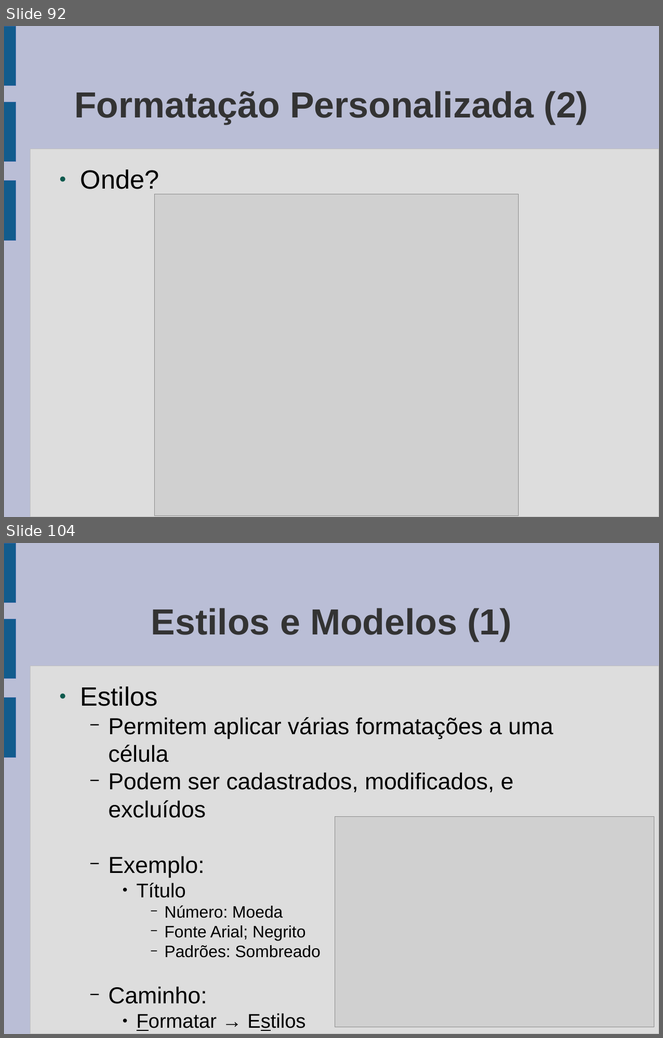
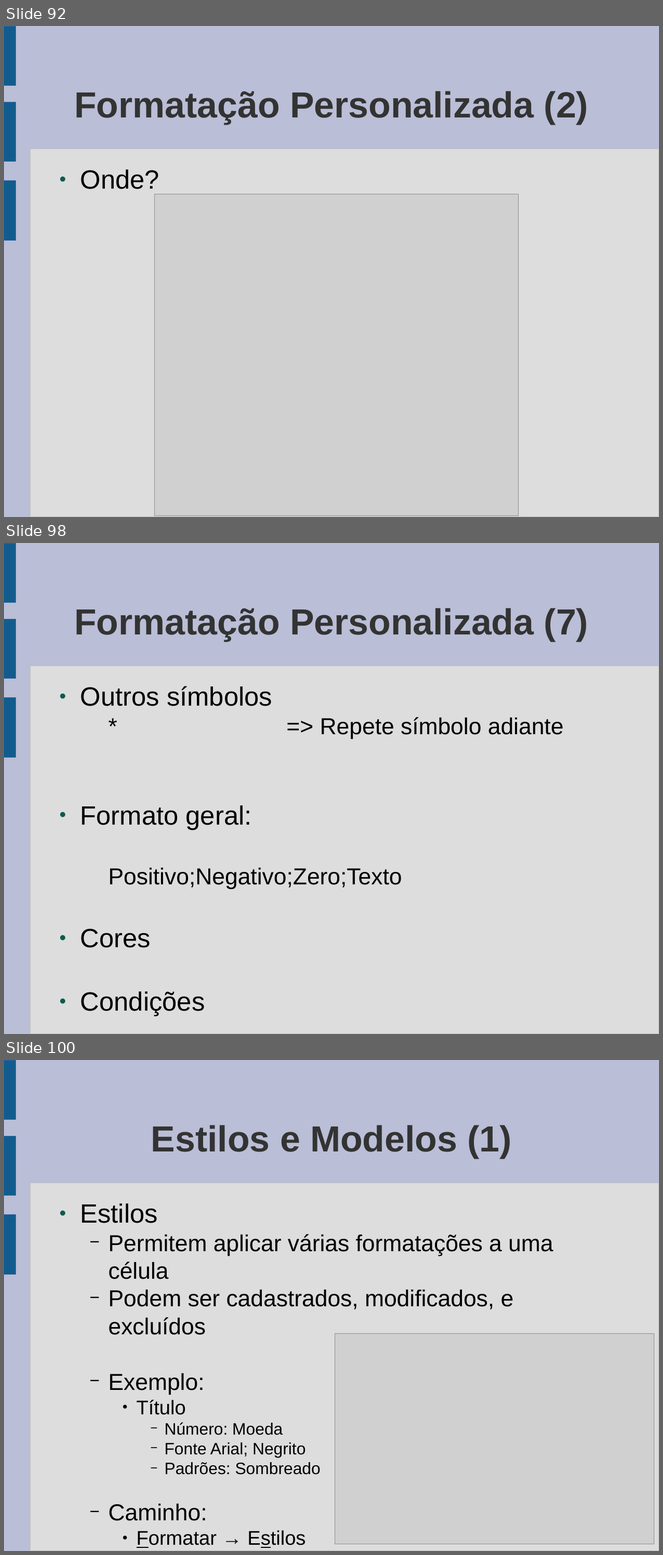
Before and after one commit to gcms/gustavo, a slide deck: cepss/aulas.odp. Shown one above the other, each under a label of ours: slides 92 and 104 before the commit, slides 92, 98 and 100 after it; the slides between them are not shown. The pictures are 663x1038 and 663x1555 pixels, drawn with LibreOffice and Linux fonts; fonts in the diff are those of the drawing; grey boxes stand for pictures. Boxes give left, top, right and bottom in pixels: in the first picture for what was removed or moved away, otherwise in the second. Text is boxed around its words. In the diff, an @@ line names an element or a change of style, - is before the commit and + after.

```diff
--- a/cepss/aulas.odp
+++ b/cepss/aulas.odp
@@ slide 98 added at [4, 543, 659, 1034], background #BABED6; not listed: 4 template elements that a slide beside it also shows @@
@@ title added at [74, 608, 588, 641], 44 pt, text #333333, bold @@
+Formatação Personalizada (7)
@@ text added at [80, 686, 564, 948], 28 pt, text #000000 @@
+● Outros símbolos
+  * => Repete símbolo adiante
+● Formato geral:
+  Positivo;Negativo;Zero;Texto
+● Cores
+● Condições
@@ what was slide 104 is now slide 100 @@
```
Also in this commit, not shown: 6 slides changed, 6 other slides added, 2 slides removed.
